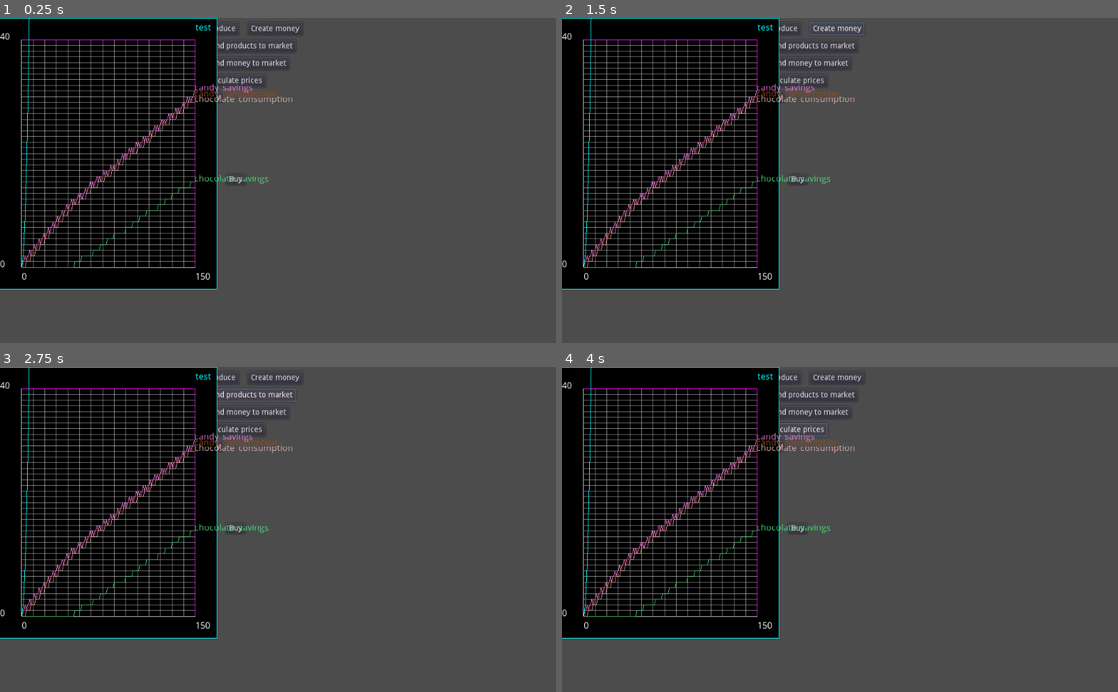
Above: before the commit, frames 1-4 (two rows, left to right).
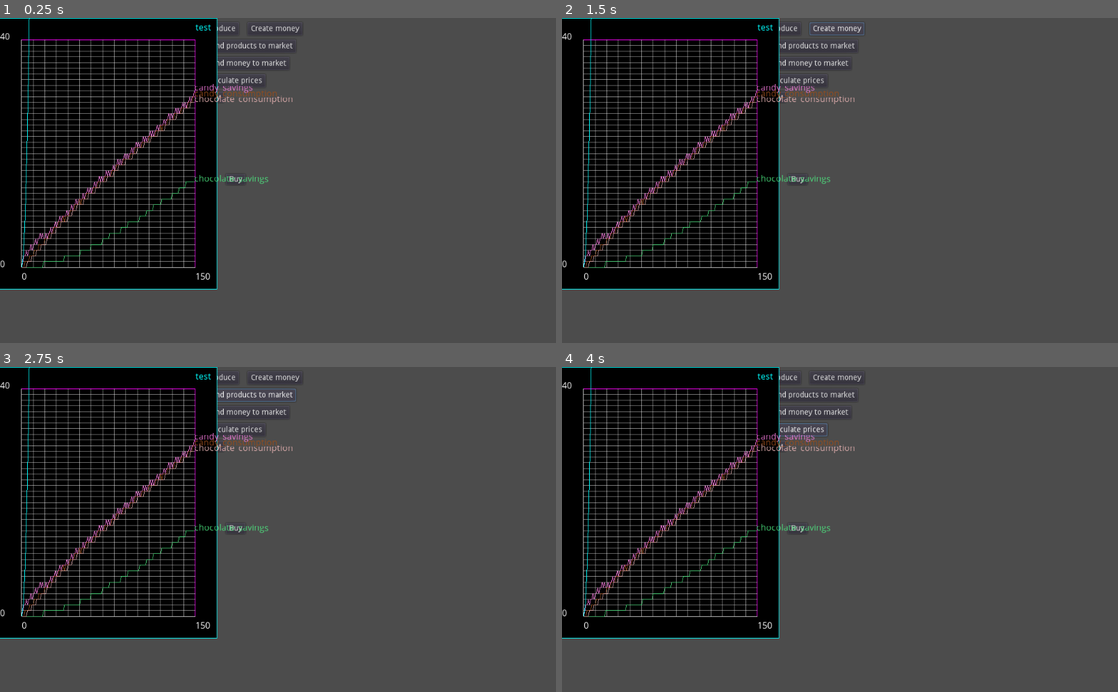
Above: after the commit, the same moments.

Repository: carlostgit/Fiat2
Game: Godot game, scene res://Fiat.tscn
Same seed, same stepped clock (60 frames per second), same inputs: the game is played once before the commit and once after it.
Inputs:
- Up to frame 1 (0.25 s): no input
- Up to frame 2 (1.5 s): click "Produce" at 0.5 s; click "Create money" at 1.25 s
- Up to frame 3 (2.75 s): click "Send products to market" at 2 s
- Up to frame 4 (4 s): click "Send money to market" at 2.75 s; click "Calculate prices" at 3.5 s

The runs differ from the first frame. In frame 1, 0.7% of the frame differs, in the area x 4-35%, y 24-77%; in frame 2, 0.7%; in frame 3, 0.7%; in frame 4, 0.7%.

Commit message:
Añado los supplementary combos a SatisfactionCalculator

Diff:
--- a/PriceCalculation/SatisfactionCalculator.gd
+++ b/PriceCalculation/SatisfactionCalculator.gd
@@ -12,6 +12,13 @@
 
 var _complementary_combos:Dictionary = {"sweets":["chocolate","candy"]}
 
+#Añadir _supplementary_combos
+#Cambiar _complementary_combos de tal manera que se pueda ponderar cada opción
+#Por ejemplo, que por cada unidad de sweet_savings tenga que haber 1 unidad de candy, y solo 0.5 unidades de chocolate
+var _supplementary_combos:Dictionary = {	"savings":	{	"candy_savings":0.1,
+															"chocolate_savings":1.0
+														}
+										}
 
 #var _products = ["chocolate","candy"]
 var _products = Globals._products
@@ -22,6 +29,7 @@
 
 var _option_satisf_curve_dict:Dictionary = {}
 var _complementary_combo_satisf_curve_dict:Dictionary = {}
+var _supplementary_combo_satisf_curve_dict:Dictionary = {}
 
 var _options:Array = ["candy_savings","chocolate_savings",
 						"candy_consumption","chocolate_consumption"]
@@ -97,6 +105,7 @@
 func reset()->void:
 	_option_satisf_curve_dict.clear()
 	_complementary_combo_satisf_curve_dict.clear()
+	_supplementary_combo_satisf_curve_dict.clear()
 
 func set_preference_for_chocolate():
 	reset()
@@ -115,9 +124,14 @@
 		return _option_satisf_curve_dict[option_arg].get_maximum_satisf()
 	return 0
 
-func get_combo_max_satisfaction(combo_arg:String):
+func get_complementary_combo_max_satisfaction(combo_arg:String):
 	if _complementary_combo_satisf_curve_dict.has(combo_arg):
 		return _complementary_combo_satisf_curve_dict[combo_arg].get_maximum_satisf()
+	return 0
+
+func get_supplementary_combo_max_satisfaction(combo_arg:String):
+	if _supplementary_combo_satisf_curve_dict.has(combo_arg):
+		return _supplementary_combo_satisf_curve_dict[combo_arg].get_maximum_satisf()
 	return 0
 
 func get_option_preference_at_0(option_arg:String):
@@ -125,9 +139,14 @@
 		return _option_satisf_curve_dict[option_arg].get_preference_at_0()
 	return 0
 
-func get_combo_preference_at_0(combo_arg:String):
+func get_complementary_combo_preference_at_0(combo_arg:String):
 	if _complementary_combo_satisf_curve_dict.has(combo_arg):
 		return _complementary_combo_satisf_curve_dict[combo_arg].get_preference_at_0()
+	return 0
+
+func get_supplementary_combo_preference_at_0(combo_arg:String):
+	if _supplementary_combo_satisf_curve_dict.has(combo_arg):
+		return _supplementary_combo_satisf_curve_dict[combo_arg].get_preference_at_0()
 	return 0
 
 func increase_max_satisfaction_of_option(option_arg:String):
@@ -136,55 +155,74 @@
 		current_max_satisf += 1
 		_option_satisf_curve_dict[option_arg].set_maximum_satisf(current_max_satisf)
 
-func increase_max_satisfaction_of_combo(combo_arg:String):
+func increase_max_satisfaction_of_complementary_combo(combo_arg:String):
 	if _complementary_combo_satisf_curve_dict.has(combo_arg):
 		var current_max_satisf = _complementary_combo_satisf_curve_dict[combo_arg].get_maximum_satisf()
 		current_max_satisf += 1
 		_complementary_combo_satisf_curve_dict[combo_arg].set_maximum_satisf(current_max_satisf)
 
+func increase_max_satisfaction_of_supplementary_combo(combo_arg:String):
+	if _supplementary_combo_satisf_curve_dict.has(combo_arg):
+		var current_max_satisf = _supplementary_combo_satisf_curve_dict[combo_arg].get_maximum_satisf()
+		current_max_satisf += 1
+		_supplementary_combo_satisf_curve_dict[combo_arg].set_maximum_satisf(current_max_satisf)
+
 
 func set_max_satisfaction_of_option(option_arg:String,max_satisf_arg:float):
 	if _option_satisf_curve_dict.has(option_arg):
 		_option_satisf_curve_dict[option_arg].set_maximum_satisf(max_satisf_arg)
 
-func set_max_satisfaction_of_combo(combo_arg:String,max_satisf_arg:float):
+func set_max_satisfaction_of_complementary_combo(combo_arg:String,max_satisf_arg:float):
 	if _complementary_combo_satisf_curve_dict.has(combo_arg):
 		_complementary_combo_satisf_curve_dict[combo_arg].set_maximum_satisf(max_satisf_arg)
 
+func set_max_satisfaction_of_supplementary_combo(combo_arg:String,max_satisf_arg:float):
+	if _supplementary_combo_satisf_curve_dict.has(combo_arg):
+		_supplementary_combo_satisf_curve_dict[combo_arg].set_maximum_satisf(max_satisf_arg)
 
 
 func init_default_satisfaction():
 	var satis_curve_chocolate:SatisfactionCurve = SatisfactionCurve.new(2.16,10)
 	var satis_curve_candy:SatisfactionCurve = SatisfactionCurve.new(2.2,14)
 	var satis_curve_sweets:SatisfactionCurve = SatisfactionCurve.new(1.8, 1)
+	var satis_curve_savings:SatisfactionCurve = SatisfactionCurve.new(1.2, 1)
 
 	_option_satisf_curve_dict["chocolate_consumption"]=satis_curve_chocolate
 	_option_satisf_curve_dict["candy_consumption"]=satis_curve_candy
 	_complementary_combo_satisf_curve_dict["sweets_consumption"]=satis_curve_sweets
+	_supplementary_combo_satisf_curve_dict["savings"]=satis_curve_savings
 
 func init_candy_satisfaction():
 	var satis_curve_chocolate:SatisfactionCurve = SatisfactionCurve.new(2,5)
 	var satis_curve_candy:SatisfactionCurve = SatisfactionCurve.new(2,30)
 	var satis_curve_sweets:SatisfactionCurve = SatisfactionCurve.new(2, 3)
+	var satis_curve_savings:SatisfactionCurve = SatisfactionCurve.new(1.2, 1)
 
 	_option_satisf_curve_dict["chocolate_consumption"]=satis_curve_chocolate
 	_option_satisf_curve_dict["candy_consumption"]=satis_curve_candy
 	_complementary_combo_satisf_curve_dict["sweets_consumption"]=satis_curve_sweets
+	_supplementary_combo_satisf_curve_dict["savings"]=satis_curve_savings
 
 func init_chocolate_satisfaction():
 	var satis_curve_chocolate:SatisfactionCurve = SatisfactionCurve.new(2,30)
 	var satis_curve_candy:SatisfactionCurve = SatisfactionCurve.new(2,5)
 	var satis_curve_sweets:SatisfactionCurve = SatisfactionCurve.new(2, 3)
+	var satis_curve_savings:SatisfactionCurve = SatisfactionCurve.new(1.2, 1)
 
 	_option_satisf_curve_dict["chocolate_consumption"]=satis_curve_chocolate
 	_option_satisf_curve_dict["candy_consumption"]=satis_curve_candy
 	_complementary_combo_satisf_curve_dict["sweets_consumption"]=satis_curve_sweets
+	_supplementary_combo_satisf_curve_dict["savings"]=satis_curve_savings
 
 func get_satisfaction_curves_of_options():
 	return _option_satisf_curve_dict
 
 func get_satisfaction_curves_of_complementary_combos():
 	return _complementary_combo_satisf_curve_dict
+
+func get_satisfaction_curves_of_supplementary_combos():
+	return _supplementary_combo_satisf_curve_dict
+
 
 func set_satisfaction_curve(option_arg:String, satisfaction_curve_arg:SatisfactionCurve):
 	_option_satisf_curve_dict[option_arg]=satisfaction_curve_arg
@@ -195,9 +233,19 @@
 		assert(option in _options)
 	_complementary_combos[combo_arg]=options_arg
 
+func set_supplementary_combo(combo_arg:String,options_arg:Array):
+	for option in options_arg:
+		assert(option in _options)
+	_supplementary_combos[combo_arg]=options_arg
+
+
 func set_satisfaction_curve_for_complementary_combo(combo_arg:String, satisfaction_curve_arg:SatisfactionCurve):
 	assert(combo_arg in _complementary_combos)
 	_complementary_combo_satisf_curve_dict[combo_arg]=satisfaction_curve_arg
+
+func set_satisfaction_curve_for_supplementary_combo(combo_arg:String, satisfaction_curve_arg:SatisfactionCurve):
+	assert(combo_arg in _supplementary_combos)
+	_supplementary_combo_satisf_curve_dict[combo_arg]=satisfaction_curve_arg
 
 
 #func calculate_satisf_of_combination(combination_arg:Combination):
@@ -235,7 +283,28 @@
 
 		satisf_of_combi += self.calculate_satifaction_of_opt_complementary_combo(combi_name,amount_of_combi)
 
+#	Satisfacción de los supplementary combos
+#var _supplementary_combos:Dictionary = {	"savings":	{	"candy_savings":0.1,
+#															"chocolate_savings":1.0
+#														}
+#										}
+	for supp_combo_name in self._supplementary_combos.keys():
+		var amount_of_supp_combo = 0.0
+		var supplementary_combo_dict:Dictionary = self._supplementary_combos[supp_combo_name]
+		for option in supplementary_combo_dict.keys():
+			var weighting_of_option:float = supplementary_combo_dict[option]
+			var amount_of_option:float = 0.0
+			if combidict_arg.has(option):
+				amount_of_option = combidict_arg[option]
+			var weigted_amount_of_option:float = weighting_of_option*amount_of_option
+			amount_of_supp_combo += weigted_amount_of_option
+
+		satisf_of_combi += self.calculate_satifaction_of_opt_supplementary_combo(supp_combo_name,amount_of_supp_combo)
+
+
 	satisfaction_return = satisf_of_opt_individually+satisf_of_combi
+
+#	Añadir satisfacción de combos suplementarios
 
 #	print("indiv: "+str(satisf_of_prod_individually))
 #	print("combi: "+str(satisf_of_combi))
@@ -343,6 +412,28 @@
 
 	return ret_satisf
 
+func calculate_satifaction_of_opt_supplementary_combo(combo_arg:String, quantity_arg:float) -> float:
+
+	if false==self._supplementary_combos.has(combo_arg):
+		return 0.0
+
+	if false==self._supplementary_combo_satisf_curve_dict.has(combo_arg):
+		return 0.0
+
+
+	var ret_satisf = 0.0
+#	var pref_at_0 = self._param_combo_preference_at_0[combi_arg]
+#	var max_satisf = self._param_combo_maximum_quantity_satisf[combi_arg]
+#
+#	ret_satisf = max_satisf*get_diminishing_returns_factor(quantity_arg*pref_at_0/max_satisf)
+#
+
+	var combo_satisf_curve:SatisfactionCurve = self._supplementary_combo_satisf_curve_dict[combo_arg]
+	ret_satisf = combo_satisf_curve.calculate_satifaction(quantity_arg)
+
+	return ret_satisf
+
+
 func get_options():
 	return self._options
 
@@ -389,8 +480,14 @@
 func get_complementary_combo_satisf_curve_dict()->Dictionary:
 	return _complementary_combo_satisf_curve_dict
 
+func get_supplementary_combo_satisf_curve_dict()->Dictionary:
+	return _supplementary_combo_satisf_curve_dict
+
 func get_complementary_combos()->Dictionary:
 	return self._complementary_combos
+
+func get_supplementary_combos()->Dictionary:
+	return self._supplementary_combos
 
 func calculate_productdict_from_optiondict(option_dict_arg:Dictionary)->Dictionary:
 	var product_dict:Dictionary = {}
